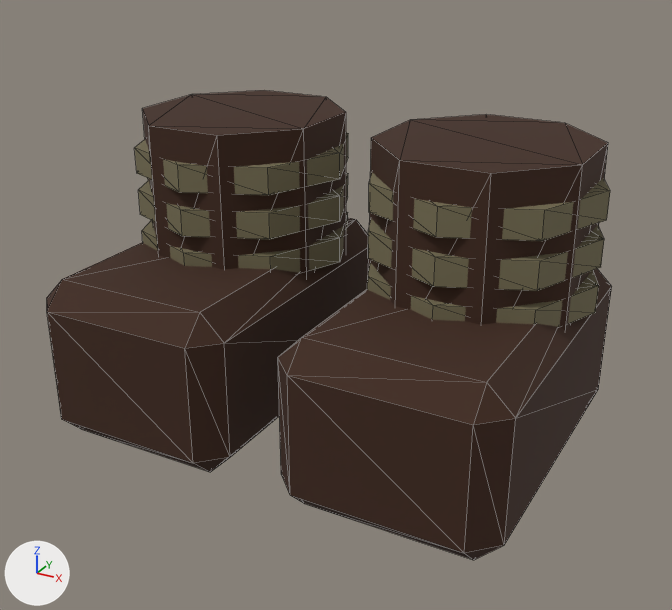
The glTF model Art/LowPoly_AgeOfEchoes/Exports/NPC_Parts/SM_NPC_Feet_02_Wrapped.glb as it was, and as the next commit left it.
Camera for both pictures: a 50 mm camera at (0.373, -0.718, 0.452) aimed at (0.015, -0.067, 0.127). Every picture has the same lights, and +X, +Y and +Z are marked at lower left. The older version comes first. Mesh edges are drawn as thin lines. Vertices at exactly the same position are counted once.

The first picture shows 'SM_NPC_Feet_02_Wrapped'.
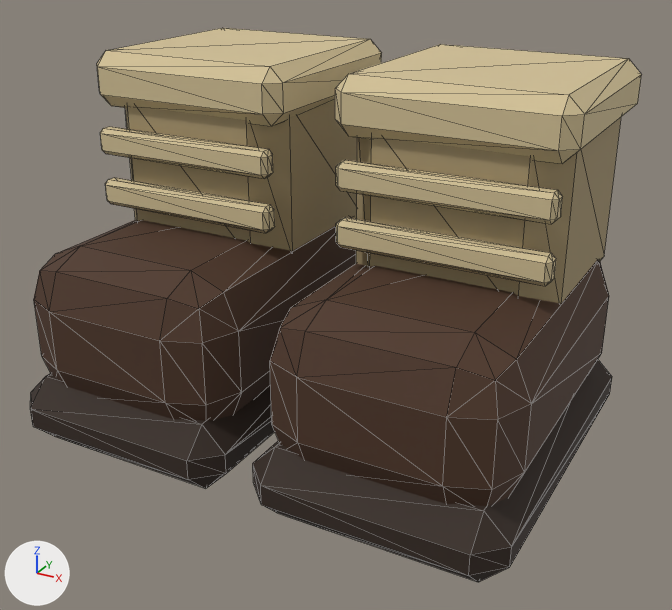
Boxes [x1, y1, x2, y2] around the edits, measured in the pictures (672 x 610 px):
'SM_NPC_Feet_02_Wrapped', reshaped (8% wider, 18% taller)
    before: [47, 90, 612, 560]
    after: [30, 28, 642, 582]
part 1 of me_sm_npc_feet_02_wrapped, rebuilt
    before: [47, 218, 369, 472]
    after: [34, 217, 356, 421]
part 2 of me_sm_npc_feet_02_wrapped, rebuilt (15% shorter)
    before: [278, 269, 612, 560]
    after: [270, 259, 609, 506]
part 3 of me_sm_npc_feet_02_wrapped, rebuilt
    before: [368, 114, 608, 330]
    after: [356, 117, 621, 303]
part 4 of me_sm_npc_feet_02_wrapped, rebuilt
    before: [142, 90, 346, 276]
    after: [125, 101, 357, 251]
part 5 of me_sm_npc_feet_02_wrapped, added
    after: [253, 360, 612, 582]
part 6 of me_sm_npc_feet_02_wrapped, added
    after: [30, 373, 275, 488]
part 7 of me_sm_npc_feet_02_wrapped, added (beige)
    after: [335, 44, 642, 164]
part 8 of me_sm_npc_feet_02_wrapped, added (beige)
    after: [336, 217, 556, 286]
part 9 of me_sm_npc_feet_02_wrapped, added (beige)
    after: [336, 160, 563, 224]
part 10 of me_sm_npc_feet_02_wrapped, added (beige)
    after: [97, 28, 382, 126]
part 11 of me_sm_npc_feet_02_wrapped, added (beige)
    after: [105, 177, 275, 233]
part 12 of me_sm_npc_feet_02_wrapped, added (beige)
    after: [100, 126, 273, 179]
part 13 of me_sm_npc_feet_02_wrapped, deleted
    before: [367, 263, 599, 327]
part 14 of me_sm_npc_feet_02_wrapped, deleted
    before: [135, 133, 610, 291]

The change, as a list of edits to the scene's bpy script:
```text
Change me_sm_npc_feet_02_wrapped:
    remove me_sm_npc_feet_02_wrapped.from_pydata(...)  # 176 vertices, 312 faces; spans x -0.222..0.222, y -0.2..0.11, z 0.0..0.27
    remove me_sm_npc_feet_02_wrapped.materials.append(mat_mat_aoe_leather)  # brown #3d2213
    remove me_sm_npc_feet_02_wrapped.materials.append(mat_mat_aoe_linen)  # dark yellow #787054
    add me_sm_npc_feet_02_wrapped.from_pydata(...)  # 352 vertices, 656 faces; spans x -0.227..0.227, y -0.222..0.104, z 0.001..0.329
    me_sm_npc_feet_02_wrapped part 1: the loose piece of 24 vertices spanning x -0.215..-0.025, y -0.2..0.11, z 0.0..0.15 is rebuilt with 56 vertices and now spans x -0.222..-0.018, y -0.211..0.091, z 0.036..0.18, in mat_mat_aoe_npc_leather (brown #4c3322)
    me_sm_npc_feet_02_wrapped part 2: the loose piece of 24 vertices spanning x 0.025..0.215, y -0.2..0.11, z 0.0..0.15 is rebuilt with 56 vertices and now spans x 0.018..0.222, y -0.211..0.091, z 0.036..0.18, in mat_mat_aoe_npc_leather (brown #4c3322)
    me_sm_npc_feet_02_wrapped part 3: the loose piece of 16 vertices spanning x 0.031..0.209, y -0.092..0.092, z 0.1..0.27 is rebuilt with 24 vertices and now spans x 0.031..0.208, y -0.087..0.098, z 0.135..0.321, in mat_mat_aoe_npc_linenshade (beige #a89670)
    me_sm_npc_feet_02_wrapped part 4: the loose piece of 16 vertices spanning x -0.209..-0.031, y -0.092..0.092, z 0.1..0.27 is rebuilt with 24 vertices and now spans x -0.208..-0.031, y -0.087..0.098, z 0.135..0.321, in mat_mat_aoe_npc_linenshade (beige #a89670)
    me_sm_npc_feet_02_wrapped part 5: a new loose piece of 24 vertices spanning x 0.013..0.227, y -0.222..0.104, z 0.001..0.063, in mat_mat_aoe_npc_sole (brown #33251c)
    me_sm_npc_feet_02_wrapped part 6: a new loose piece of 24 vertices spanning x -0.227..-0.013, y -0.222..0.104, z 0.001..0.063, in mat_mat_aoe_npc_sole (brown #33251c)
    me_sm_npc_feet_02_wrapped part 7: a new loose piece of 24 vertices spanning x 0.023..0.216, y -0.096..0.104, z 0.281..0.329, in mat_mat_aoe_npc_linen (beige #d4c296)
    me_sm_npc_feet_02_wrapped part 8: a new loose piece of 24 vertices spanning x 0.031..0.208, y -0.101..-0.085, z 0.193..0.216, in mat_mat_aoe_npc_linen (beige #d4c296)
    me_sm_npc_feet_02_wrapped part 9: a new loose piece of 24 vertices spanning x 0.031..0.208, y -0.101..-0.085, z 0.241..0.264, in mat_mat_aoe_npc_linen (beige #d4c296)
    me_sm_npc_feet_02_wrapped part 10: a new loose piece of 24 vertices spanning x -0.216..-0.023, y -0.096..0.104, z 0.281..0.329, in mat_mat_aoe_npc_linen (beige #d4c296)
    me_sm_npc_feet_02_wrapped part 11: a new loose piece of 24 vertices spanning x -0.208..-0.031, y -0.101..-0.085, z 0.193..0.216, in mat_mat_aoe_npc_linen (beige #d4c296)
    me_sm_npc_feet_02_wrapped part 12: a new loose piece of 24 vertices spanning x -0.208..-0.031, y -0.101..-0.085, z 0.241..0.264, in mat_mat_aoe_npc_linen (beige #d4c296)
    me_sm_npc_feet_02_wrapped part 13: the loose piece of 16 vertices spanning x 0.018..0.222, y -0.102..0.102, z 0.138..0.162 is deleted
    me_sm_npc_feet_02_wrapped part 14
    80 vertices are removed from x -0.222..0.222, y -0.102..0.102, z 0.138..0.242
    140 faces are deleted
    add me_sm_npc_feet_02_wrapped.materials.append(mat_mat_aoe_npc_sole)  # brown #33251c
    add me_sm_npc_feet_02_wrapped.materials.append(mat_mat_aoe_npc_leather)  # brown #4c3322
    add me_sm_npc_feet_02_wrapped.materials.append(mat_mat_aoe_npc_linenshade)  # beige #a89670
    add me_sm_npc_feet_02_wrapped.materials.append(mat_mat_aoe_npc_linen)  # beige #d4c296
```
